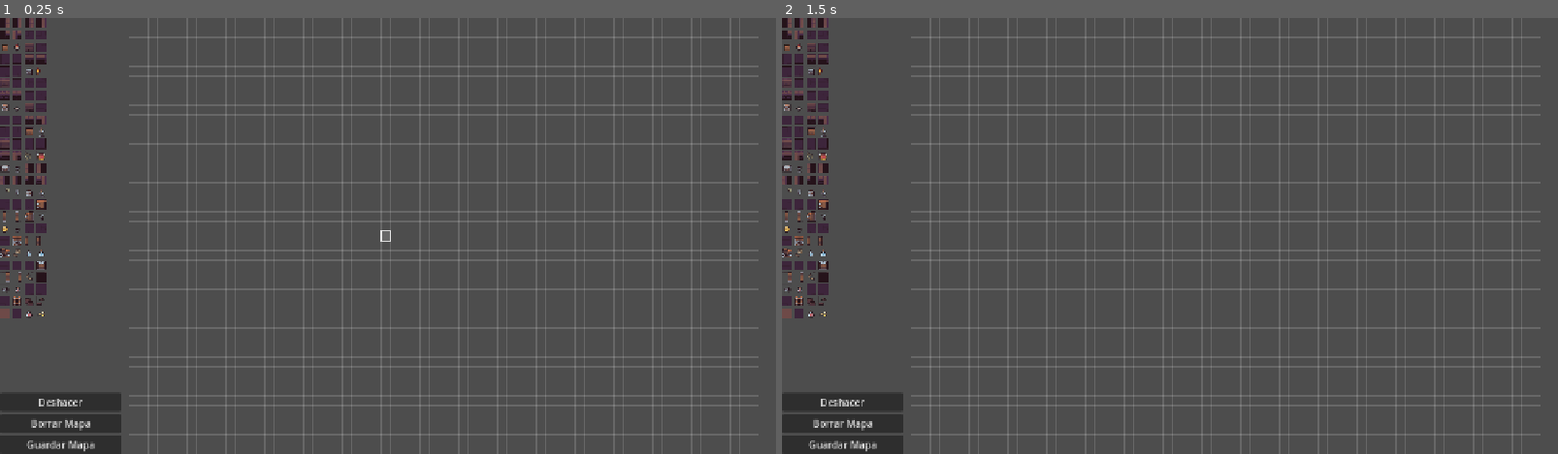
Above: before the commit, frames 1-2 (left to right).
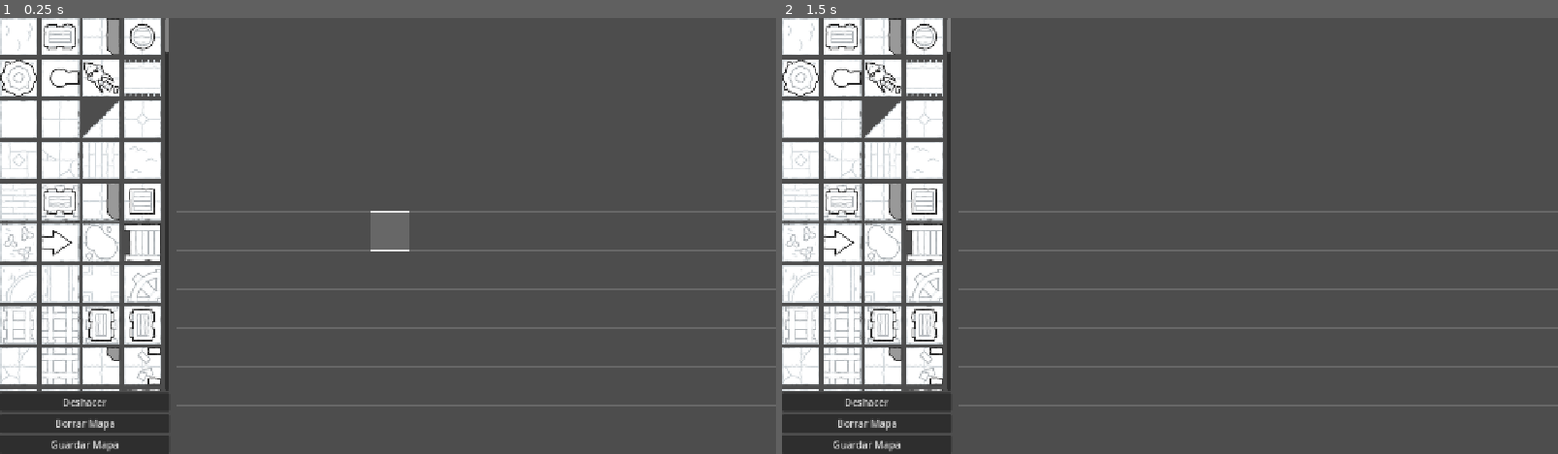
Above: after the commit, the same moments.

Repository: Perichip/dungeonmaker
Game: Godot game, scene res://scenes/dungeon_maker.tscn
Same seed, same stepped clock (60 frames per second), same inputs: the game is played once before the commit and once after it. Before the commit the project has no main scene; this scene is started directly in both runs.
Inputs (mouse positions are in pixels of both pictures, inside the frame that each line leads up to):
- Up to frame 1 (0.25 s): no input
- Up to frame 2 (1.5 s): click (789, 22) at 0.52 s; click (797, 35) at 1.27 s

The runs differ from the first frame. In frame 1, 26% of the frame differs, in the area x 0-100%, y 0-100%; in frame 2, 26%.

Commit message:
v0.0.2 Tilesheet adjust

Diff:
--- a/project.godot
+++ b/project.godot
@@ -11,6 +11,7 @@
 [application]
 
 config/name="DungeonMaker"
+run/main_scene="uid://db68dosdln51t"
 config/features=PackedStringArray("4.5", "Mobile")
 config/icon="res://icon.svg"
 
--- a/scenes/dungeon_maker.tscn
+++ b/scenes/dungeon_maker.tscn
@@ -2,12 +2,13 @@
 
 [ext_resource type="Script" uid="uid://dj56c442d6b1u" path="res://scripts/tilemaplayer.gd" id="1_2ottj"]
 [ext_resource type="Script" uid="uid://bsbr5u8usujh8" path="res://scripts/dungeonmaker.gd" id="1_g6ugy"]
-[ext_resource type="Texture2D" uid="uid://wiak7l500vxs" path="res://assets/Dungeon_Tileset.png" id="2_1aoc5"]
+[ext_resource type="Texture2D" uid="uid://c5q31prf0jdmq" path="res://assets/Dungeon Tile Person.png" id="2_8y36s"]
 [ext_resource type="Script" uid="uid://cd1h1ssti8sep" path="res://scripts/gridoverlay.gd" id="3_1aoc5"]
 [ext_resource type="Script" uid="uid://bdhpyi5mjye7i" path="res://scripts/hoveroverlay.gd" id="5_8y36s"]
 
-[sub_resource type="TileSetAtlasSource" id="TileSetAtlasSource_2ottj"]
-texture = ExtResource("2_1aoc5")
+[sub_resource type="TileSetAtlasSource" id="TileSetAtlasSource_vrbr5"]
+texture = ExtResource("2_8y36s")
+texture_region_size = Vector2i(64, 64)
 0:0/0 = 0
 1:0/0 = 0
 2:0/0 = 0
@@ -18,6 +19,26 @@
 7:0/0 = 0
 8:0/0 = 0
 9:0/0 = 0
+10:0/0 = 0
+11:0/0 = 0
+12:0/0 = 0
+13:0/0 = 0
+14:0/0 = 0
+15:0/0 = 0
+16:0/0 = 0
+17:0/0 = 0
+18:0/0 = 0
+19:0/0 = 0
+20:0/0 = 0
+21:0/0 = 0
+24:0/0 = 0
+25:0/0 = 0
+26:0/0 = 0
+27:0/0 = 0
+28:0/0 = 0
+29:0/0 = 0
+30:0/0 = 0
+31:0/0 = 0
 0:1/0 = 0
 1:1/0 = 0
 2:1/0 = 0
@@ -28,6 +49,26 @@
 7:1/0 = 0
 8:1/0 = 0
 9:1/0 = 0
+10:1/0 = 0
+11:1/0 = 0
+12:1/0 = 0
+13:1/0 = 0
+14:1/0 = 0
+15:1/0 = 0
+16:1/0 = 0
+17:1/0 = 0
+18:1/0 = 0
+19:1/0 = 0
+20:1/0 = 0
+21:1/0 = 0
+24:1/0 = 0
+25:1/0 = 0
+26:1/0 = 0
+27:1/0 = 0
+28:1/0 = 0
+29:1/0 = 0
+30:1/0 = 0
+31:1/0 = 0
 0:2/0 = 0
 1:2/0 = 0
 2:2/0 = 0
@@ -38,6 +79,26 @@
 7:2/0 = 0
 8:2/0 = 0
 9:2/0 = 0
+10:2/0 = 0
+11:2/0 = 0
+12:2/0 = 0
+13:2/0 = 0
+14:2/0 = 0
+15:2/0 = 0
+16:2/0 = 0
+17:2/0 = 0
+18:2/0 = 0
+19:2/0 = 0
+20:2/0 = 0
+21:2/0 = 0
+24:2/0 = 0
+25:2/0 = 0
+26:2/0 = 0
+27:2/0 = 0
+28:2/0 = 0
+29:2/0 = 0
+30:2/0 = 0
+31:2/0 = 0
 0:3/0 = 0
 1:3/0 = 0
 2:3/0 = 0
@@ -48,6 +109,26 @@
 7:3/0 = 0
 8:3/0 = 0
 9:3/0 = 0
+10:3/0 = 0
+11:3/0 = 0
+12:3/0 = 0
+13:3/0 = 0
+14:3/0 = 0
+15:3/0 = 0
+16:3/0 = 0
+17:3/0 = 0
+18:3/0 = 0
+19:3/0 = 0
+20:3/0 = 0
+21:3/0 = 0
+24:3/0 = 0
+25:3/0 = 0
+26:3/0 = 0
+27:3/0 = 0
+28:3/0 = 0
+29:3/0 = 0
+30:3/0 = 0
+31:3/0 = 0
 0:4/0 = 0
 1:4/0 = 0
 2:4/0 = 0
@@ -58,6 +139,26 @@
 7:4/0 = 0
 8:4/0 = 0
 9:4/0 = 0
+10:4/0 = 0
+11:4/0 = 0
+12:4/0 = 0
+13:4/0 = 0
+14:4/0 = 0
+15:4/0 = 0
+16:4/0 = 0
+17:4/0 = 0
+18:4/0 = 0
+19:4/0 = 0
+20:4/0 = 0
+21:4/0 = 0
+24:4/0 = 0
+25:4/0 = 0
+26:4/0 = 0
+27:4/0 = 0
+28:4/0 = 0
+29:4/0 = 0
+30:4/0 = 0
+31:4/0 = 0
 0:5/0 = 0
 1:5/0 = 0
 2:5/0 = 0
@@ -68,6 +169,26 @@
 7:5/0 = 0
 8:5/0 = 0
 9:5/0 = 0
+10:5/0 = 0
+11:5/0 = 0
+12:5/0 = 0
+13:5/0 = 0
+14:5/0 = 0
+15:5/0 = 0
+16:5/0 = 0
+17:5/0 = 0
+18:5/0 = 0
+19:5/0 = 0
+20:5/0 = 0
+21:5/0 = 0
+24:5/0 = 0
+25:5/0 = 0
+26:5/0 = 0
+27:5/0 = 0
+28:5/0 = 0
+29:5/0 = 0
+30:5/0 = 0
+31:5/0 = 0
 0:6/0 = 0
 1:6/0 = 0
 2:6/0 = 0
@@ -78,6 +199,18 @@
 7:6/0 = 0
 8:6/0 = 0
 9:6/0 = 0
+10:6/0 = 0
+11:6/0 = 0
+12:6/0 = 0
+13:6/0 = 0
+14:6/0 = 0
+15:6/0 = 0
+16:6/0 = 0
+17:6/0 = 0
+18:6/0 = 0
+19:6/0 = 0
+20:6/0 = 0
+21:6/0 = 0
 0:7/0 = 0
 1:7/0 = 0
 2:7/0 = 0
@@ -88,6 +221,18 @@
 7:7/0 = 0
 8:7/0 = 0
 9:7/0 = 0
+10:7/0 = 0
+11:7/0 = 0
+12:7/0 = 0
+13:7/0 = 0
+14:7/0 = 0
+15:7/0 = 0
+16:7/0 = 0
+17:7/0 = 0
+18:7/0 = 0
+19:7/0 = 0
+20:7/0 = 0
+21:7/0 = 0
 0:8/0 = 0
 1:8/0 = 0
 2:8/0 = 0
@@ -98,6 +243,26 @@
 7:8/0 = 0
 8:8/0 = 0
 9:8/0 = 0
+10:8/0 = 0
+11:8/0 = 0
+12:8/0 = 0
+13:8/0 = 0
+14:8/0 = 0
+15:8/0 = 0
+16:8/0 = 0
+17:8/0 = 0
+18:8/0 = 0
+19:8/0 = 0
+20:8/0 = 0
+21:8/0 = 0
+24:8/0 = 0
+25:8/0 = 0
+26:8/0 = 0
+27:8/0 = 0
+28:8/0 = 0
+29:8/0 = 0
+30:8/0 = 0
+31:8/0 = 0
 0:9/0 = 0
 1:9/0 = 0
 2:9/0 = 0
@@ -108,9 +273,194 @@
 7:9/0 = 0
 8:9/0 = 0
 9:9/0 = 0
+10:9/0 = 0
+11:9/0 = 0
+12:9/0 = 0
+13:9/0 = 0
+14:9/0 = 0
+15:9/0 = 0
+16:9/0 = 0
+17:9/0 = 0
+18:9/0 = 0
+19:9/0 = 0
+20:9/0 = 0
+21:9/0 = 0
+24:9/0 = 0
+25:9/0 = 0
+26:9/0 = 0
+27:9/0 = 0
+28:9/0 = 0
+29:9/0 = 0
+30:9/0 = 0
+31:9/0 = 0
+0:10/0 = 0
+1:10/0 = 0
+2:10/0 = 0
+3:10/0 = 0
+4:10/0 = 0
+5:10/0 = 0
+6:10/0 = 0
+7:10/0 = 0
+8:10/0 = 0
+9:10/0 = 0
+10:10/0 = 0
+11:10/0 = 0
+12:10/0 = 0
+13:10/0 = 0
+14:10/0 = 0
+15:10/0 = 0
+16:10/0 = 0
+17:10/0 = 0
+18:10/0 = 0
+19:10/0 = 0
+20:10/0 = 0
+21:10/0 = 0
+24:10/0 = 0
+25:10/0 = 0
+26:10/0 = 0
+27:10/0 = 0
+28:10/0 = 0
+29:10/0 = 0
+30:10/0 = 0
+31:10/0 = 0
+0:11/0 = 0
+1:11/0 = 0
+2:11/0 = 0
+3:11/0 = 0
+4:11/0 = 0
+5:11/0 = 0
+6:11/0 = 0
+7:11/0 = 0
+8:11/0 = 0
+9:11/0 = 0
+10:11/0 = 0
+11:11/0 = 0
+12:11/0 = 0
+13:11/0 = 0
+14:11/0 = 0
+15:11/0 = 0
+16:11/0 = 0
+17:11/0 = 0
+18:11/0 = 0
+19:11/0 = 0
+20:11/0 = 0
+21:11/0 = 0
+24:11/0 = 0
+25:11/0 = 0
+26:11/0 = 0
+27:11/0 = 0
+28:11/0 = 0
+29:11/0 = 0
+30:11/0 = 0
+31:11/0 = 0
+0:12/0 = 0
+1:12/0 = 0
+2:12/0 = 0
+3:12/0 = 0
+4:12/0 = 0
+5:12/0 = 0
+6:12/0 = 0
+7:12/0 = 0
+8:12/0 = 0
+9:12/0 = 0
+10:12/0 = 0
+11:12/0 = 0
+12:12/0 = 0
+13:12/0 = 0
+14:12/0 = 0
+15:12/0 = 0
+16:12/0 = 0
+17:12/0 = 0
+18:12/0 = 0
+19:12/0 = 0
+20:12/0 = 0
+21:12/0 = 0
+24:12/0 = 0
+25:12/0 = 0
+26:12/0 = 0
+27:12/0 = 0
+28:12/0 = 0
+29:12/0 = 0
+30:12/0 = 0
+31:12/0 = 0
+0:13/0 = 0
+1:13/0 = 0
+2:13/0 = 0
+3:13/0 = 0
+4:13/0 = 0
+5:13/0 = 0
+6:13/0 = 0
+7:13/0 = 0
+8:13/0 = 0
+9:13/0 = 0
+10:13/0 = 0
+11:13/0 = 0
+12:13/0 = 0
+13:13/0 = 0
+14:13/0 = 0
+15:13/0 = 0
+16:13/0 = 0
+17:13/0 = 0
+18:13/0 = 0
+19:13/0 = 0
+20:13/0 = 0
+21:13/0 = 0
+24:13/0 = 0
+25:13/0 = 0
+26:13/0 = 0
+27:13/0 = 0
+28:13/0 = 0
+29:13/0 = 0
+30:13/0 = 0
+31:13/0 = 0
+0:14/0 = 0
+1:14/0 = 0
+2:14/0 = 0
+3:14/0 = 0
+4:14/0 = 0
+5:14/0 = 0
+6:14/0 = 0
+7:14/0 = 0
+8:14/0 = 0
+9:14/0 = 0
+10:14/0 = 0
+11:14/0 = 0
+12:14/0 = 0
+13:14/0 = 0
+14:14/0 = 0
+15:14/0 = 0
+16:14/0 = 0
+17:14/0 = 0
+18:14/0 = 0
+19:14/0 = 0
+20:14/0 = 0
+21:14/0 = 0
+0:15/0 = 0
+1:15/0 = 0
+2:15/0 = 0
+3:15/0 = 0
+4:15/0 = 0
+5:15/0 = 0
+6:15/0 = 0
+7:15/0 = 0
+8:15/0 = 0
+9:15/0 = 0
+10:15/0 = 0
+11:15/0 = 0
+12:15/0 = 0
+13:15/0 = 0
+14:15/0 = 0
+15:15/0 = 0
+16:15/0 = 0
+17:15/0 = 0
+18:15/0 = 0
+19:15/0 = 0
+20:15/0 = 0
+21:15/0 = 0
 
 [sub_resource type="TileSet" id="TileSet_1aoc5"]
-sources/0 = SubResource("TileSetAtlasSource_2ottj")
+tile_size = Vector2i(64, 64)
+sources/0 = SubResource("TileSetAtlasSource_vrbr5")
 
 [node name="DungeonMaker" type="Control"]
 layout_mode = 3
@@ -131,7 +481,7 @@
 mouse_filter = 2
 
 [node name="LeftArea" type="VBoxContainer" parent="HSplitContainer"]
-custom_minimum_size = Vector2(200, 0)
+custom_minimum_size = Vector2(280, 0)
 layout_mode = 2
 
 [node name="ScrollContainer" type="ScrollContainer" parent="HSplitContainer/LeftArea"]
--- a/scripts/dungeonmaker.gd
+++ b/scripts/dungeonmaker.gd
@@ -4,43 +4,43 @@
 @onready var palette_container = $HSplitContainer/LeftArea/ScrollContainer/Palette
 
 func _ready():
-    generate_palette()
+	generate_palette()
 
 func generate_palette():
-    var tileset = tilemap.tile_set
+	var tileset = tilemap.tile_set
 
-    for source_id in range(tileset.get_source_count()):
-        var source = tileset.get_source(source_id)
+	for source_id in range(tileset.get_source_count()):
+		var source = tileset.get_source(source_id)
 
-        if source is TileSetAtlasSource:
+		if source is TileSetAtlasSource:
 
-            var atlas_size = source.get_atlas_grid_size()
+			var atlas_size = source.get_atlas_grid_size()
 
-            for x in range(atlas_size.x):
-                for y in range(atlas_size.y):
+			for x in range(atlas_size.x):
+				for y in range(atlas_size.y):
 
-                    var coords = Vector2i(x, y)
+					var coords = Vector2i(x, y)
 
-                    if source.has_tile(coords):
-                        create_tile_button(source_id, coords)
+					if source.has_tile(coords):
+						create_tile_button(source_id, coords)
 
 
 func create_tile_button(source_id:int, atlas_coords:Vector2i):
-    var btn = TextureButton.new()
+	var btn = TextureButton.new()
 
-    var source = tilemap.tile_set.get_source(source_id)
-    var texture = source.texture
-    var region = source.get_tile_texture_region(atlas_coords)
+	var source = tilemap.tile_set.get_source(source_id)
+	var texture = source.texture
+	var region = source.get_tile_texture_region(atlas_coords)
 
-    var atlas_texture = AtlasTexture.new()
-    atlas_texture.atlas = texture
-    atlas_texture.region = region
+	var atlas_texture = AtlasTexture.new()
+	atlas_texture.atlas = texture
+	atlas_texture.region = region
 
-    btn.texture_normal = atlas_texture
-    btn.custom_minimum_size = region.size
+	btn.texture_normal = atlas_texture
+	btn.custom_minimum_size = region.size
 
-    btn.pressed.connect(func():
-        tilemap.set_selected_tile(source_id, atlas_coords)
-    )
+	btn.pressed.connect(func():
+		tilemap.set_selected_tile(source_id, atlas_coords)
+	)
 
-    palette_container.add_child(btn)
+	palette_container.add_child(btn)
--- a/scripts/gridoverlay.gd
+++ b/scripts/gridoverlay.gd
@@ -1,8 +1,8 @@
 extends Node2D
 
-const MAP_WIDTH := 65
-const MAP_HEIGHT := 45
-const CELL_SIZE := 16  # ⚠️ Cambia según tu tileset
+const MAP_WIDTH := 33
+const MAP_HEIGHT := 22
+const CELL_SIZE := 64  # ⚠️ Cambia según tu tileset
 @onready var tilemap = $"../TileMapLayer"
 
 
--- a/scripts/hoveroverlay.gd
+++ b/scripts/hoveroverlay.gd
@@ -3,8 +3,8 @@
 @onready var tilemap: TileMapLayer = $"../TileMapLayer"
 @onready var map_area: Control = $".."
 
-const MAP_WIDTH := 65
-const MAP_HEIGHT := 45
+const MAP_WIDTH := 33
+const MAP_HEIGHT := 22
 
 var hover_cell : Vector2i = Vector2i(-1, -1)
 var cell_size : int
--- a/scripts/tilemaplayer.gd
+++ b/scripts/tilemaplayer.gd
@@ -7,62 +7,62 @@
 var is_painting := false
 var is_erasing := false
 
-const MAP_WIDTH := 65
-const MAP_HEIGHT := 45
+const MAP_WIDTH := 33
+const MAP_HEIGHT := 22
 
 func set_selected_tile(source_id:int, atlas_coords:Vector2i):
-    selected_source_id = source_id
-    selected_atlas_coords = atlas_coords
+	selected_source_id = source_id
+	selected_atlas_coords = atlas_coords
 
 func _input(event):
 
-    if event is InputEventMouseButton:
+	if event is InputEventMouseButton:
 
-        # Click izquierdo → pintar
-        if event.button_index == MOUSE_BUTTON_LEFT:
-            is_painting = event.pressed
-            if event.pressed:
-                paint_at_mouse(event.position)
+		# Click izquierdo → pintar
+		if event.button_index == MOUSE_BUTTON_LEFT:
+			is_painting = event.pressed
+			if event.pressed:
+				paint_at_mouse(event.position)
 
-        # Click derecho → borrar
-        if event.button_index == MOUSE_BUTTON_RIGHT:
-            is_erasing = event.pressed
-            if event.pressed:
-                erase_at_mouse(event.position)
+		# Click derecho → borrar
+		if event.button_index == MOUSE_BUTTON_RIGHT:
+			is_erasing = event.pressed
+			if event.pressed:
+				erase_at_mouse(event.position)
 
-    if event is InputEventMouseMotion:
-        if is_painting:
-            paint_at_mouse(event.position)
-        if is_erasing:
-            erase_at_mouse(event.position)
+	if event is InputEventMouseMotion:
+		if is_painting:
+			paint_at_mouse(event.position)
+		if is_erasing:
+			erase_at_mouse(event.position)
 
 func paint_at_mouse(global_pos: Vector2):
 
-    if not map_area.get_global_rect().has_point(global_pos):
-        return
+	if not map_area.get_global_rect().has_point(global_pos):
+		return
 
-    if selected_source_id == -1:
-        return
+	if selected_source_id == -1:
+		return
 
-    var cell = local_to_map(to_local(global_pos))
+	var cell = local_to_map(to_local(global_pos))
 
-    if cell.x < 0 or cell.y < 0:
-        return
-    if cell.x >= MAP_WIDTH or cell.y >= MAP_HEIGHT:
-        return
+	if cell.x < 0 or cell.y < 0:
+		return
+	if cell.x >= MAP_WIDTH or cell.y >= MAP_HEIGHT:
+		return
 
-    set_cell(cell, selected_source_id, selected_atlas_coords)
+	set_cell(cell, selected_source_id, selected_atlas_coords)
 
 func erase_at_mouse(global_pos: Vector2):
 
-    if not map_area.get_global_rect().has_point(global_pos):
-        return
+	if not map_area.get_global_rect().has_point(global_pos):
+		return
 
-    var cell = local_to_map(to_local(global_pos))
+	var cell = local_to_map(to_local(global_pos))
 
-    if cell.x < 0 or cell.y < 0:
-        return
-    if cell.x >= MAP_WIDTH or cell.y >= MAP_HEIGHT:
-        return
+	if cell.x < 0 or cell.y < 0:
+		return
+	if cell.x >= MAP_WIDTH or cell.y >= MAP_HEIGHT:
+		return
 
-    erase_cell(cell)
+	erase_cell(cell)
Binary file added: assets/Default (64px)/Characters/green_character.png
Not shown, added: assets/Default (64px)/Characters/green_character.png.import
Binary file added: assets/Default (64px)/Characters/green_hand.png
Not shown, added: assets/Default (64px)/Characters/green_hand.png.import
Binary file added: assets/Default (64px)/Characters/purple_character.png
Not shown, added: assets/Default (64px)/Characters/purple_character.png.import
Binary file added: assets/Default (64px)/Characters/purple_hand.png
Not shown, added: assets/Default (64px)/Characters/purple_hand.png.import
Binary file added: assets/Default (64px)/Characters/red_character.png
Not shown, added: assets/Default (64px)/Characters/red_character.png.import
Binary file added: assets/Default (64px)/Characters/red_hand.png
Not shown, added: assets/Default (64px)/Characters/red_hand.png.import
(and 270 more such lines)
